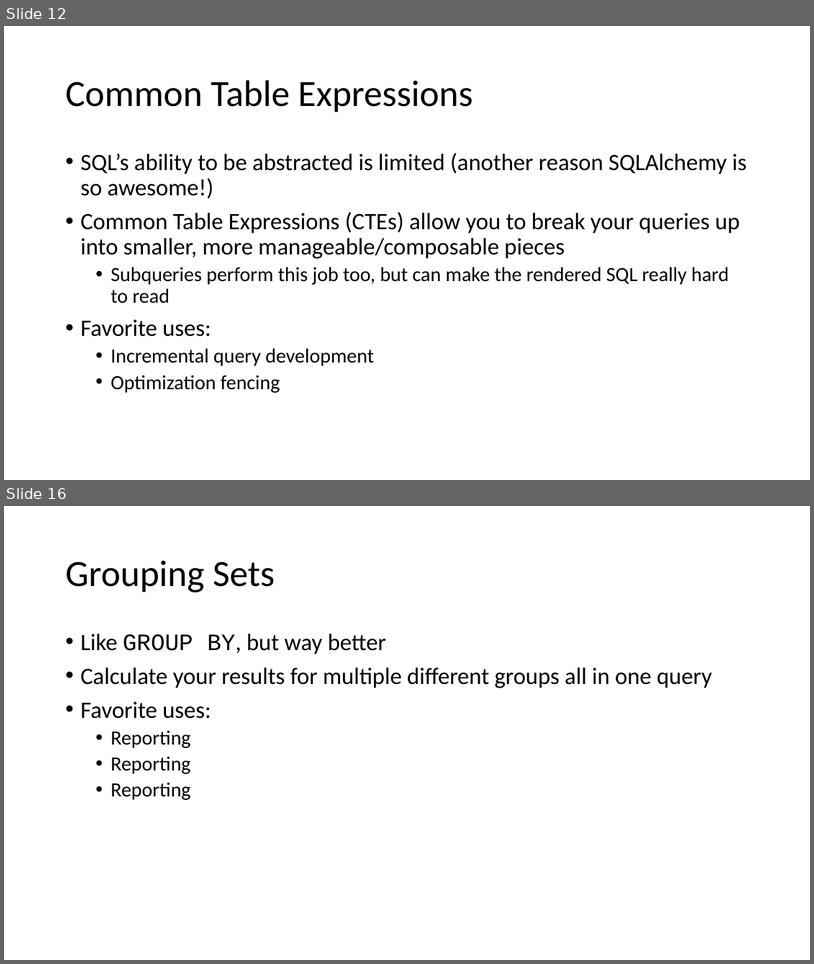
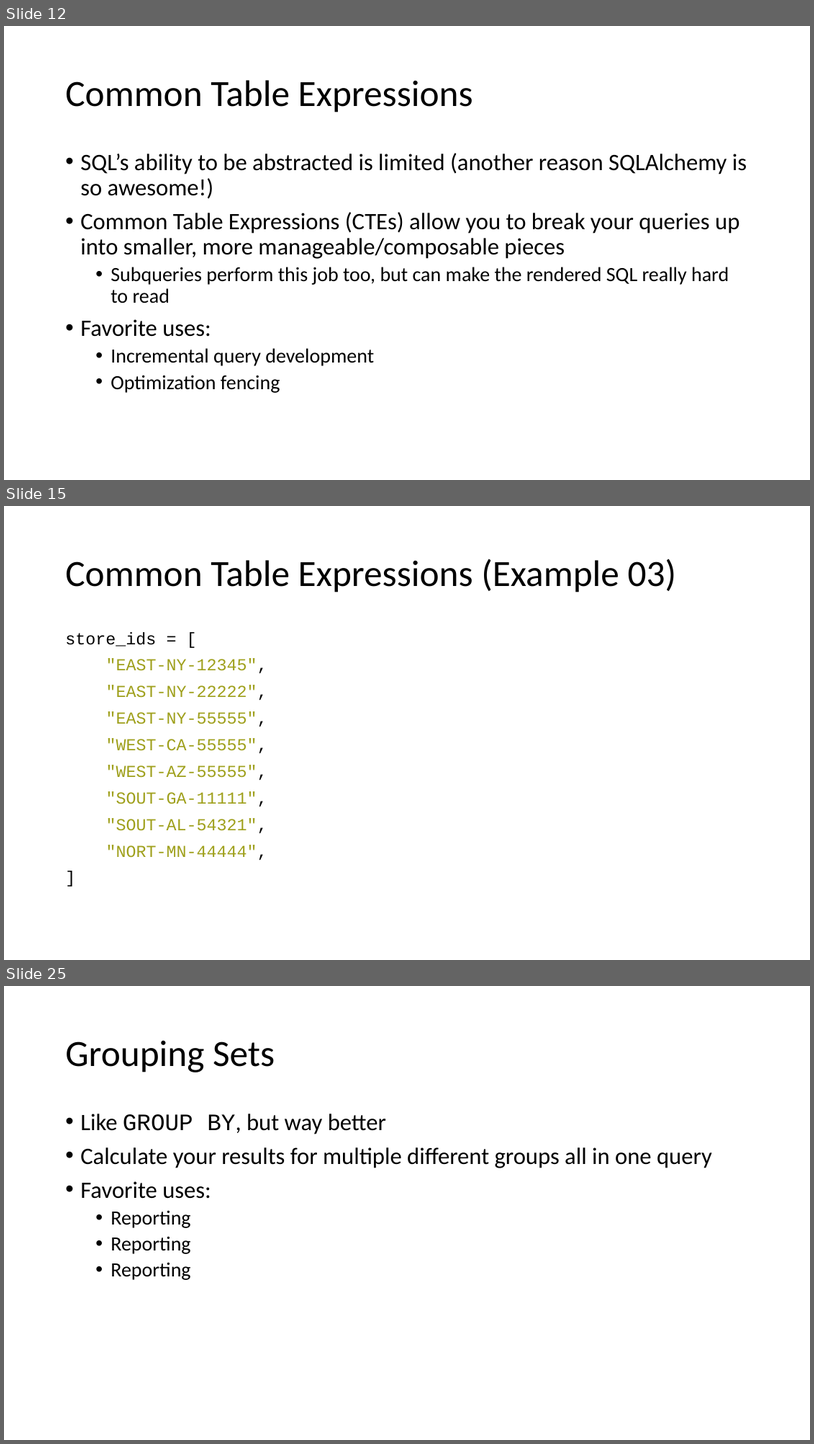
Before and after one commit to f0rk/pygotham-2019, a slide deck: pygotham-2019.pptx. Shown one above the other, each under a label of ours: slides 12 and 16 before the commit, slides 12, 15 and 25 after it; the slides between them are not shown. The pictures are 814x964 and 814x1444 pixels, drawn with LibreOffice and Linux fonts; fonts in the diff are those of the drawing. Boxes give left, top, right and bottom in pixels: in the first picture for what was removed or moved away, otherwise in the second. Text is boxed around its words. In the diff, an @@ line names an element or a change of style, - is before the commit and + after.

Commit message:
additonal example + more deck content

```diff
--- a/pygotham-2019.pptx
+++ b/pygotham-2019.pptx
@@ slide 15 added at bbox=[4, 506, 810, 960], background #FFFFFF @@
@@ title added at bbox=[65, 559, 677, 592], 44 pt, text #000000 @@
+Common Table Expressions (Example 03)
@@ text added at bbox=[65, 632, 268, 860], 20 pt, text #9FA01C @@
+store_ids = [
+"EAST-NY-12345",
+"EAST-NY-22222",
+"EAST-NY-55555",
+"WEST-CA-55555",
+"WEST-AZ-55555",
+"SOUT-GA-11111",
+"SOUT-AL-54321",
+"NORT-MN-44444",
+]
@@ what was slide 16 is now slide 25 @@
```
Also in this commit, not shown: 4 slides changed, 12 other slides added, 1 other file.
